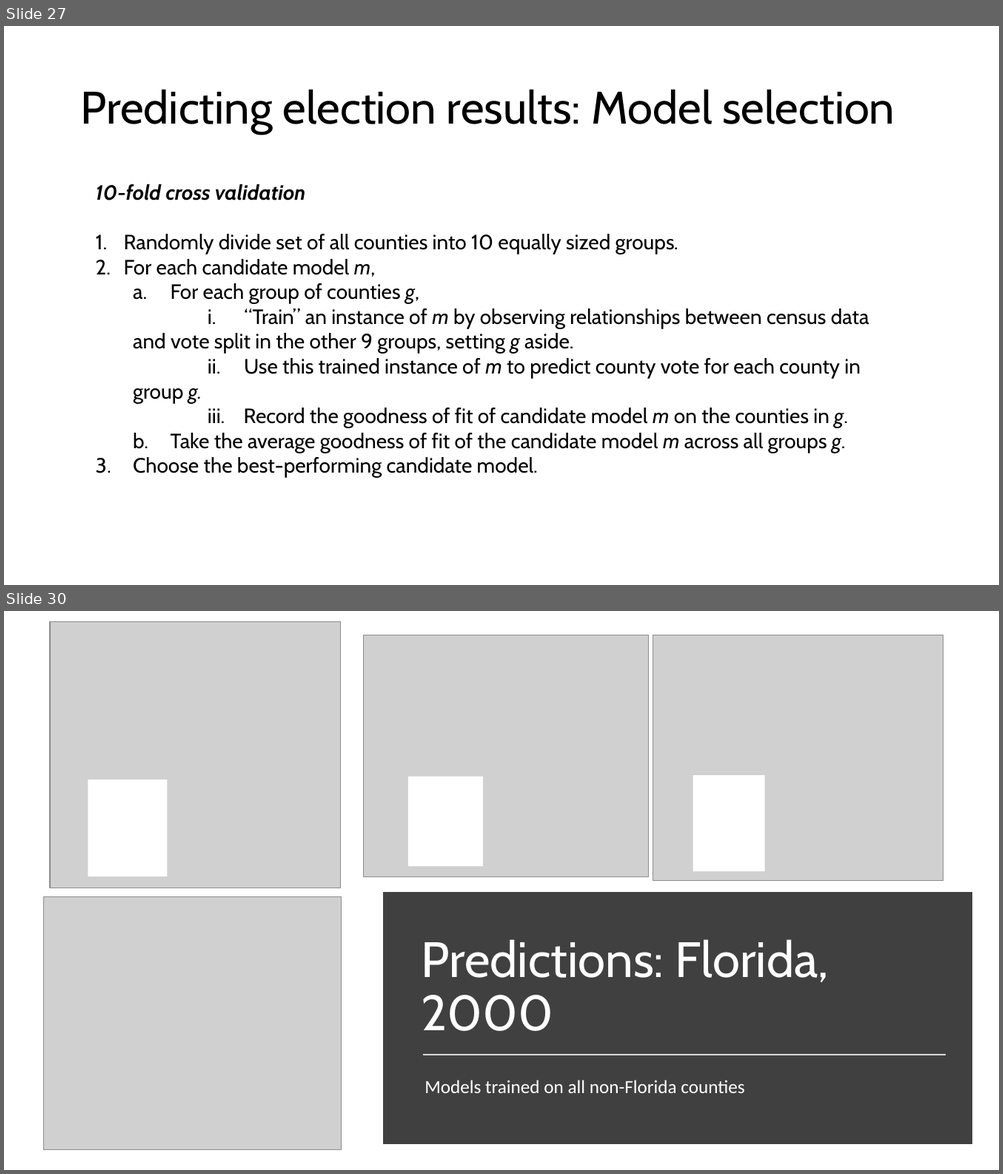
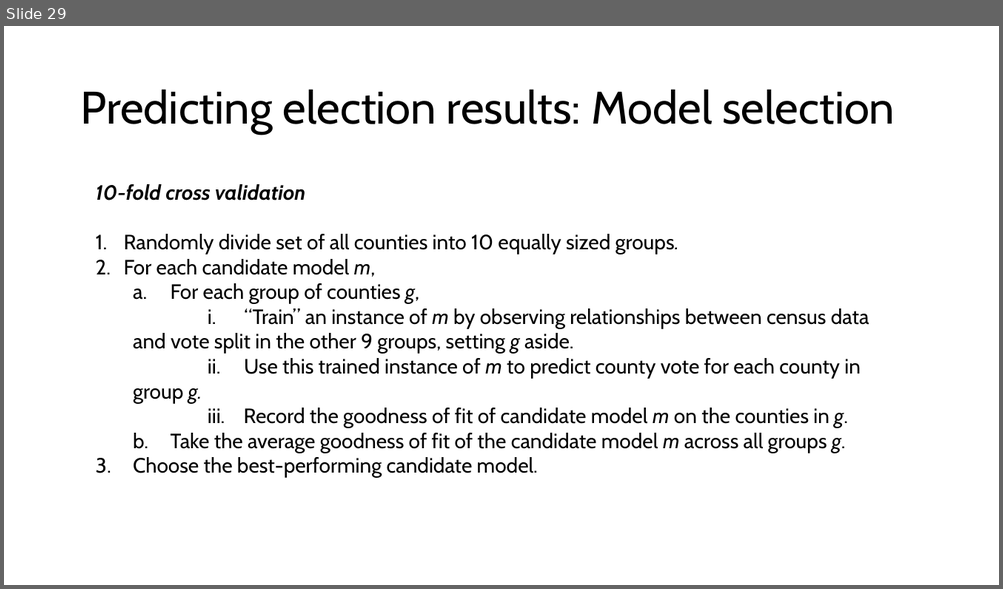
Before and after one commit to mosew/math650, a slide deck: votes/2000/Predicting 2000 Presidential Election Results.pptx. Shown one above the other, each under a label of ours: slides 27 and 30 before the commit, slide 29 after it; the slides between them are not shown. The pictures are 1003x1174 and 1003x589 pixels, drawn with LibreOffice and Linux fonts; fonts in the diff are those of the drawing; grey boxes stand for pictures. Boxes give left, top, right and bottom in pixels: in the first picture for what was removed or moved away, otherwise in the second. Text is boxed around its words. In the diff, an @@ line names an element or a change of style, - is before the commit and + after.

```diff
--- a/votes/2000/Predicting 2000 Presidential Election Results.pptx
+++ b/votes/2000/Predicting 2000 Presidential Election Results.pptx
@@ slide 30 removed at (4,611,999,1170), background #FFFFFF @@
@@ picture removed at (51,621,341,889) @@
@@ picture removed at (363,635,649,877) @@
@@ picture removed at (653,635,942,881) @@
@@ rectangle removed at (88,780,168,877) @@
@@ rectangle removed at (408,777,483,866) @@
@@ rectangle removed at (693,775,764,871) @@
@@ picture removed at (43,897,342,1150) @@
@@ rectangle removed at (388,897,967,1140) @@
@@ title removed at (421,940,828,1031) @@
-Predictions: Florida, 2000
@@ line removed from (424, 1055) to (945, 1055) @@
@@ text removed at (424,1080,744,1093) @@
-Models trained on all non-Florida counties
@@ what was slide 27 is now slide 29 @@
```
Also in this commit, not shown: 8 slides changed, 13 slides added, 5 other slides removed, 14 other files.
